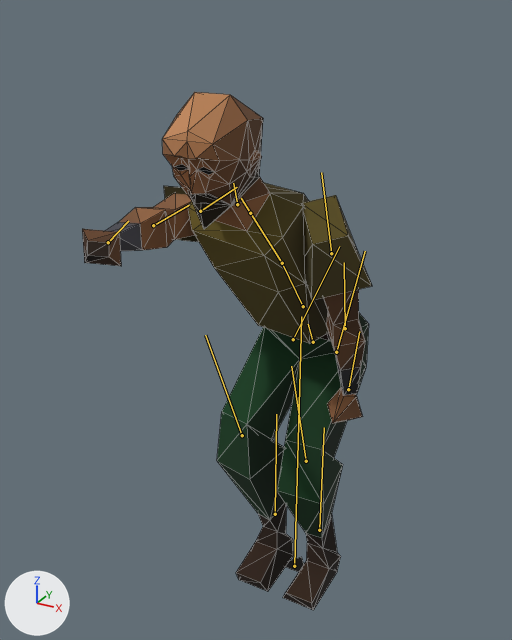
A saved change to the glTF model public/models/player/character_rigged.glb.
One viewpoint serves both versions: a camera (50 mm lens) standing at (0.776, -1.68, 1.708) and looking at (-0.065, -0.152, 0.943). The axes (+X, +Y, +Z) are drawn at lower left. The lights are the same throughout. The picture after the commit comes second. Both versions are drawn at frame 8 of the action 'FillBucket'; the numbers are the values there. The bones that bend it are drawn over the model as lines. Mesh edges are drawn as thin lines.

In view in the first picture: 'CharacterMesh'.
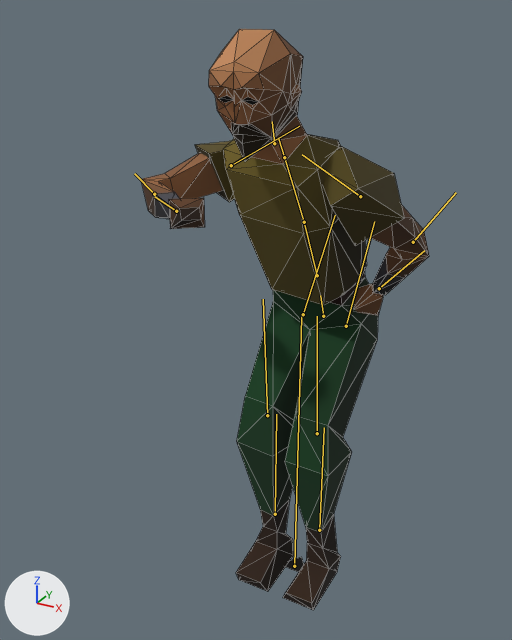
Boxes (x1, y1, x2, y2) around the edits, measured in the pictures (512 x 640 px):
'CharacterMesh', posed (12% taller): before (82, 92, 372, 610); after (141, 29, 429, 610)
bone 'Hips', root to tip: before (313, 342) to (308, 324); after (323, 316) to (320, 295)
bone 'Spine', root to tip: before (303, 306) to (282, 263); after (317, 275) to (304, 222)
bone 'Chest', root to tip: before (282, 263) to (250, 213); after (304, 222) to (284, 157)
bone 'Head', root to tip: before (237, 204) to (233, 183); after (274, 143) to (272, 121)
bone 'UpperArm_L', root to tip: before (331, 253) to (321, 172); after (360, 196) to (302, 154)
bone 'LowerArm_L', root to tip: before (345, 328) to (344, 262); after (413, 242) to (456, 192)
bone 'UpperArm_R', root to tip: before (200, 211) to (237, 187); after (231, 165) to (299, 126)
bone 'LowerArm_R', root to tip: before (153, 225) to (189, 205); after (154, 194) to (134, 173)
bone 'Hand_R', root to tip: before (108, 242) to (128, 221); after (176, 211) to (154, 196)
bone 'UpperLeg_L', root to tip: before (336, 352) to (365, 251); after (346, 326) to (374, 221)
bone 'LowerLeg_L', root to tip: before (306, 461) to (291, 366); after (317, 433) to (317, 316)
bone 'UpperLeg_R', root to tip: before (293, 339) to (339, 246); after (303, 314) to (335, 215)
bone 'LowerLeg_R', root to tip: before (242, 435) to (205, 335); after (267, 415) to (263, 299)

The change in detail:
Bone 'Hips' (bone_hips) moves from (0.0, -0.116, -0.088) to (0.0, -0.057, -0.157).
Bone 'Hips' (bone_hips) turns from (25, -6, 0) to (18, -6, 0) degrees about its own x, y and z.
Bone 'Spine' (bone_spine) turns from (9, -4, 0) to (7, -4, 0) degrees about its own x, y and z.
Bone 'Chest' (bone_chest) turns from (5, -3, 0) to (3, -3, 0) degrees about its own x, y and z.
Bone 'Head' (bone_head) turns from (-23, 10, -4) to (-13, 11, -3) degrees about its own x, y and z.
Bone 'UpperArm_L' (bone_upperarm_l) turns from (-21, -41, 10) to (45, -47, -24) degrees about its own x, y and z.
Bone 'LowerArm_L' (bone_lowerarm_l) turns from (-5, -1, 4) to (-61, -4, 7) degrees about its own x, y and z.
Bone 'UpperArm_R' (bone_upperarm_r) turns from (-110, -35, -85) to (-66, -5, -76) degrees about its own x, y and z.
Bone 'LowerArm_R' (bone_lowerarm_r) turns from (-5, 1, -4) to (-94, 4, -26) degrees about its own x, y and z.
Bone 'Hand_R' (bone_hand_r) turns from (-16, 1, -3) to (1, 0, -7) degrees about its own x, y and z.
Bone 'UpperLeg_L' (bone_upperleg_l) turns from (-67, 8, -4) to (-50, 3, 0) degrees about its own x, y and z.
Bone 'LowerLeg_L' (bone_lowerleg_l) turns from (60, 0, 0) to (35, 0, 0) degrees about its own x, y and z.
Bone 'Foot_L' (bone_foot_l) turns from (-19, -2, 1) to (-3, 3, -1) degrees about its own x, y and z.
Bone 'UpperLeg_R' (bone_upperleg_r) turns from (-68, -8, 6) to (-50, -3, 3) degrees about its own x, y and z.
Bone 'LowerLeg_R' (bone_lowerleg_r) turns from (60, 0, 0) to (33, 0, 0) degrees about its own x, y and z.
Bone 'Foot_R' (bone_foot_r) turns from (-18, 15, -7) to (-1, 10, -3) degrees about its own x, y and z.
